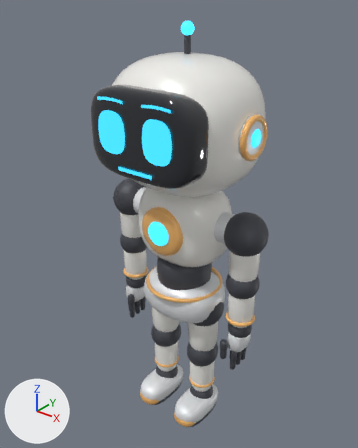
What one commit did to the glTF model public/models/robot_friendly.glb.
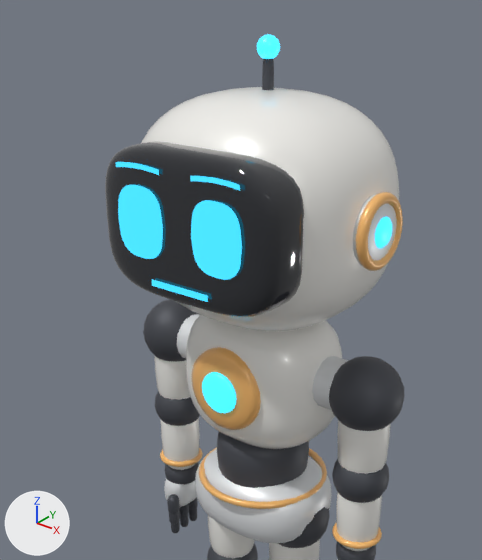
Each version appears first whole from a 50 mm lens placed at (1.008, -1.293, 1.63), pointed at (-0.03, 0.004, 0.826), and next in a close-up on the part from 8% to 88% of the width and 0% to 74% of the height. The axes (+X, +Y, +Z) are drawn at lower left. The lights are the same throughout. The older version's two pictures come first.

Names of what the first close-up shows: 'Body_Accent', 'Body_Dark', 'Body_Shell', 'Body_Shell2', 'Brow_L', 'Brow_R', 'Eye_L', 'Eye_R', 'Glow', 'Mouth', 'Visor'.
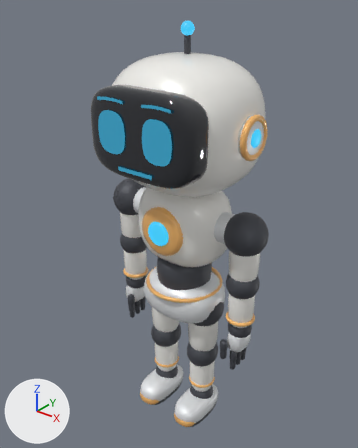
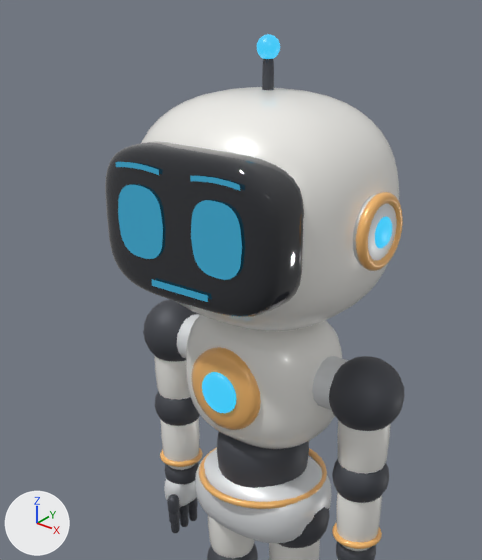
What differs and where, as boxes [x1, y1, x2, y2] in the close-ups (482 x 560 px):
'Eye_L', recoloured, surface changed (darker)
    both: [191, 200, 242, 280]
'Eye_R', recoloured, surface changed (darker)
    both: [118, 185, 163, 259]
'Glow', surface changed
    both: [202, 34, 392, 413]
'Mouth', recoloured, surface changed (darker)
    both: [152, 279, 208, 302]
'Brow_L', recoloured, surface changed (darker)
    both: [190, 176, 240, 191]
'Brow_R', recoloured, surface changed (darker)
    both: [116, 162, 159, 175]

The change in detail:
In material 'Mat_Face' (mat_mat_face), emission_color goes from (0.04, 0.62, 1.0) (cyan #38ceff) to (0.016, 0.248, 0.4) (cyan #2288aa).
In material 'Mat_Face' (mat_mat_face), emission_strength goes from 1.25 to 1.0.
In material 'Mat_Glow' (mat_mat_glow), emission_strength goes from 1.6 to 1.0.
